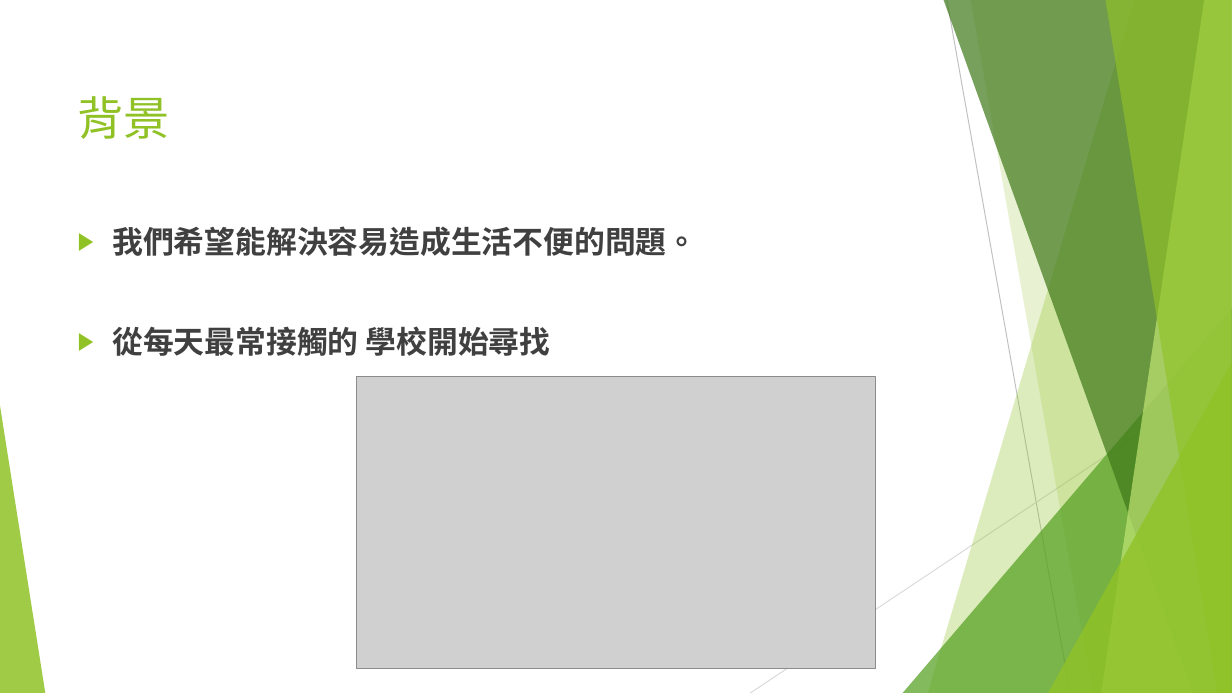
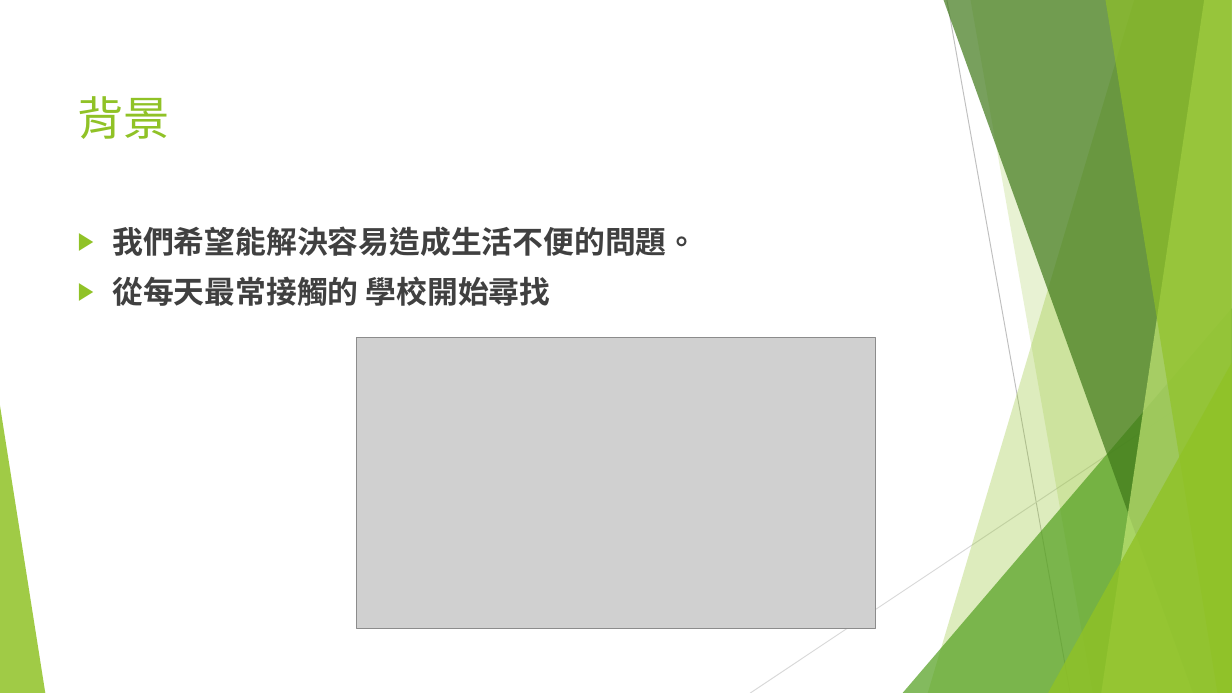
Before and after one commit to 0551102/107_SE_Team-10, a slide deck: slide 2 of 軟工期中v3.pptx. Drawn at 1232x693 pixels with LibreOffice and Linux fonts; fonts in the diff are those of the drawing; grey boxes stand for pictures. Boxes give left, top, right and bottom in pixels: in the first picture for what was removed or moved away, otherwise in the second. Text is boxed around its words. In the diff, an @@ line names an element or a change of style, - is before the commit and + after.

```diff
--- a/軟工期中v3.pptx
+++ b/軟工期中v3.pptx
@@ text "我們希望能解決容易造成生活不便的問題。" rewrapped from (112,226,697,356) to (112,226,697,306) @@
@@ picture: place and size @@
-picture at (357,377,875,669)
+picture at (357,337,875,629)
```
Also in this commit, not shown: 2 other files.
